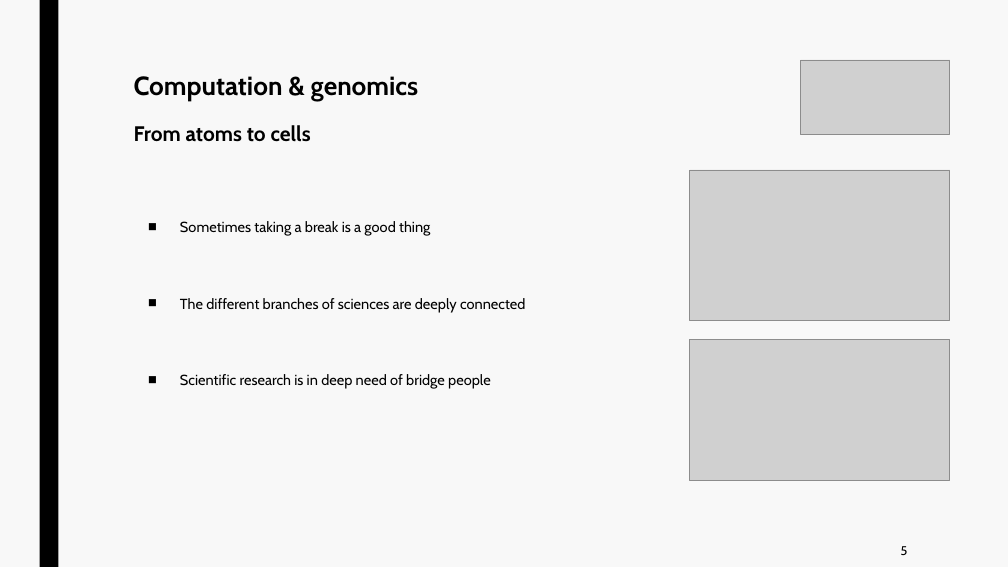
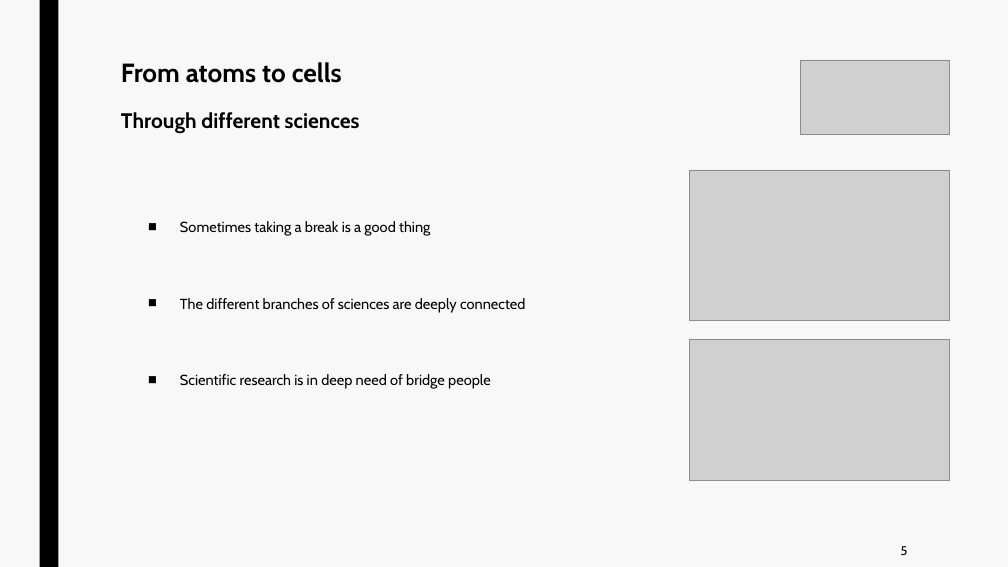
Before and after one commit to jurtasun/presentations, a slide deck: slide 6 of 202410_mrc_symposium/202410_mrc_symposium.ppt. Drawn at 1008x567 pixels with LibreOffice and Linux fonts; fonts in the diff are those of the drawing; grey boxes stand for pictures. Boxes give left, top, right and bottom in pixels: in the first picture for what was removed or moved away, otherwise in the second. Text is boxed around its words. In the diff, an @@ line names an element or a change of style, - is before the commit and + after.

Commit message:
Prepare mrc symposium

```diff
--- a/202410_mrc_symposium/202410_mrc_symposium.ppt
+++ b/202410_mrc_symposium/202410_mrc_symposium.ppt
@@ title at (121, 62, 360, 134): text changed; size 25 to 20 pt @@
-Computation & genomics
-From atoms to cells
+From atoms to cells
+Through different sciences
```
